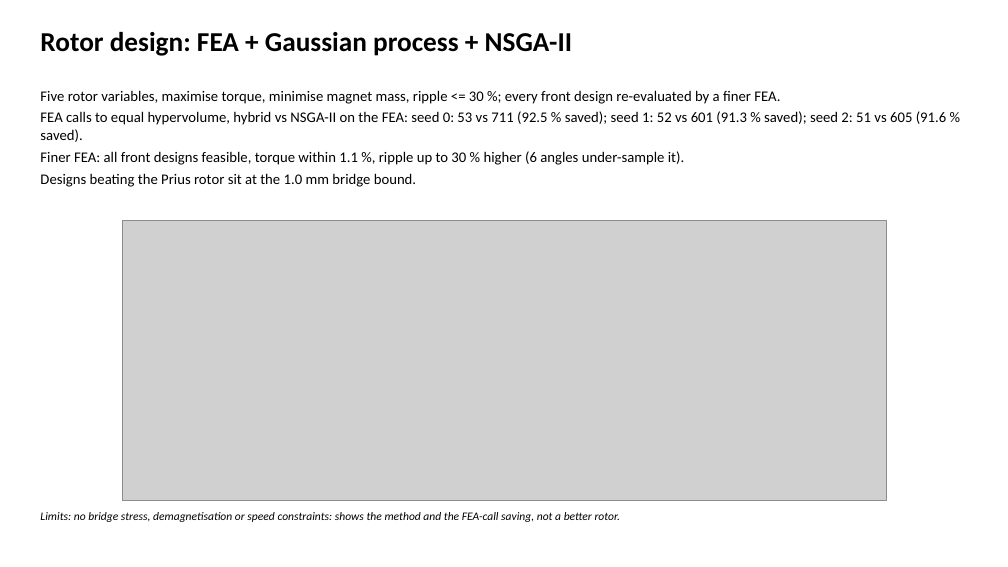
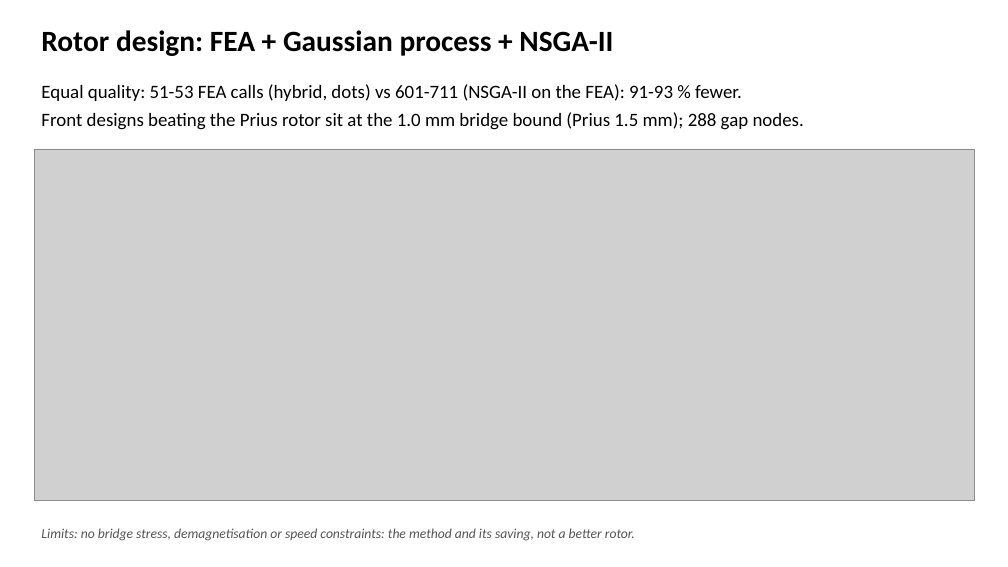
Before and after one commit to F123Dash/PINNeAPPle, a slide deck: slide 11 of examples/electrodynamics/results/18_emachine_slides.pptx (slide 10 before the commit). Drawn at 1008x567 pixels with LibreOffice and Linux fonts; fonts in the diff are those of the drawing; grey boxes stand for pictures. Boxes give left, top, right and bottom in pixels: in the first picture for what was removed or moved away, otherwise in the second. Text is boxed around its words. In the diff, an @@ line names an element or a change of style, - is before the commit and + after.

```diff
--- a/examples/electrodynamics/results/18_emachine_slides.pptx
+++ b/examples/electrodynamics/results/18_emachine_slides.pptx
@@ text "Rotor design: FEA + Gaussian ..." at (41,30,613,56): size 26 to 28 pt; more space between paragraphs @@
@@ text at (41,84,804,130): text changed; size 14 to 18 pt @@
-Five rotor variables, maximise torque, minimise magnet mass, ripple <= 30 %; every front design re-evaluated by a finer FEA.
-FEA calls to equal hypervolume, hybrid vs NSGA-II on the FEA: seed 0: 53 vs 711 (92.5 % saved); seed 1: 52 vs 601 (91.3 % saved); seed 2: 51 vs 605 (91.6 % saved).
-Finer FEA: all front designs feasible, torque within 1.1 %, ripple up to 30 % higher (6 angles under-sample it).
-Designs beating the Prius rotor sit at the 1.0 mm bridge bound.
+Equal quality: 51-53 FEA calls (hybrid, dots) vs 601-711 (NSGA-II on the FEA): 91-93 % fewer.
+Front designs beating the Prius rotor sit at the 1.0 mm bridge bound (Prius 1.5 mm); 288 gap nodes.
@@ picture: place and size @@
-picture at (122,221,885,501)
+picture at (34,149,974,501)
@@ text at (41,528,635,541): text changed; size 11 to 13 pt; text colour #000000 to #555555 @@
-Limits: no bridge stress, demagnetisation or speed constraints: shows the method and the FEA-call saving, not a better rotor.
+Limits: no bridge stress, demagnetisation or speed constraints: the method and its saving, not a better rotor.
```
Also in this commit, not shown: 8 other slides changed, 3 slides added, 2 slides removed, 3 other files.
